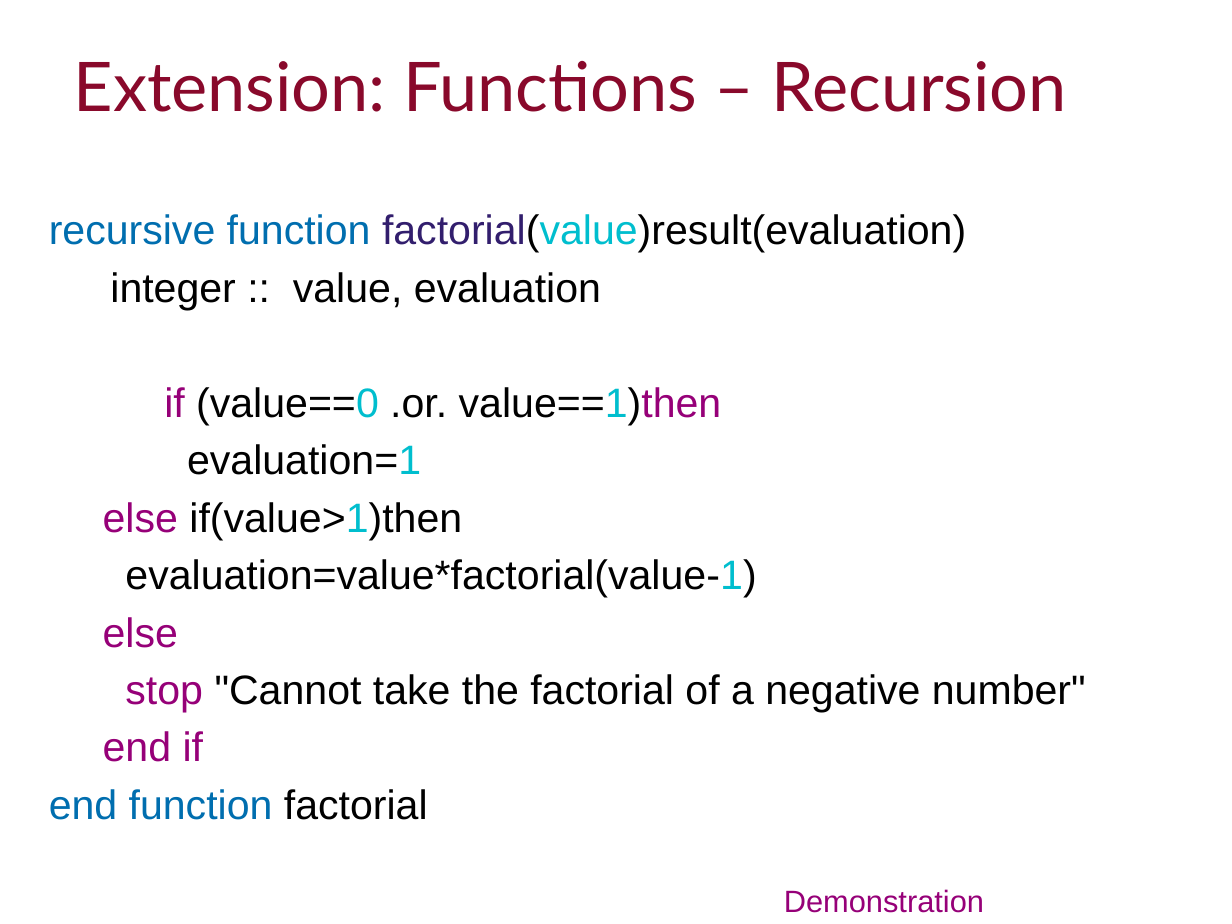
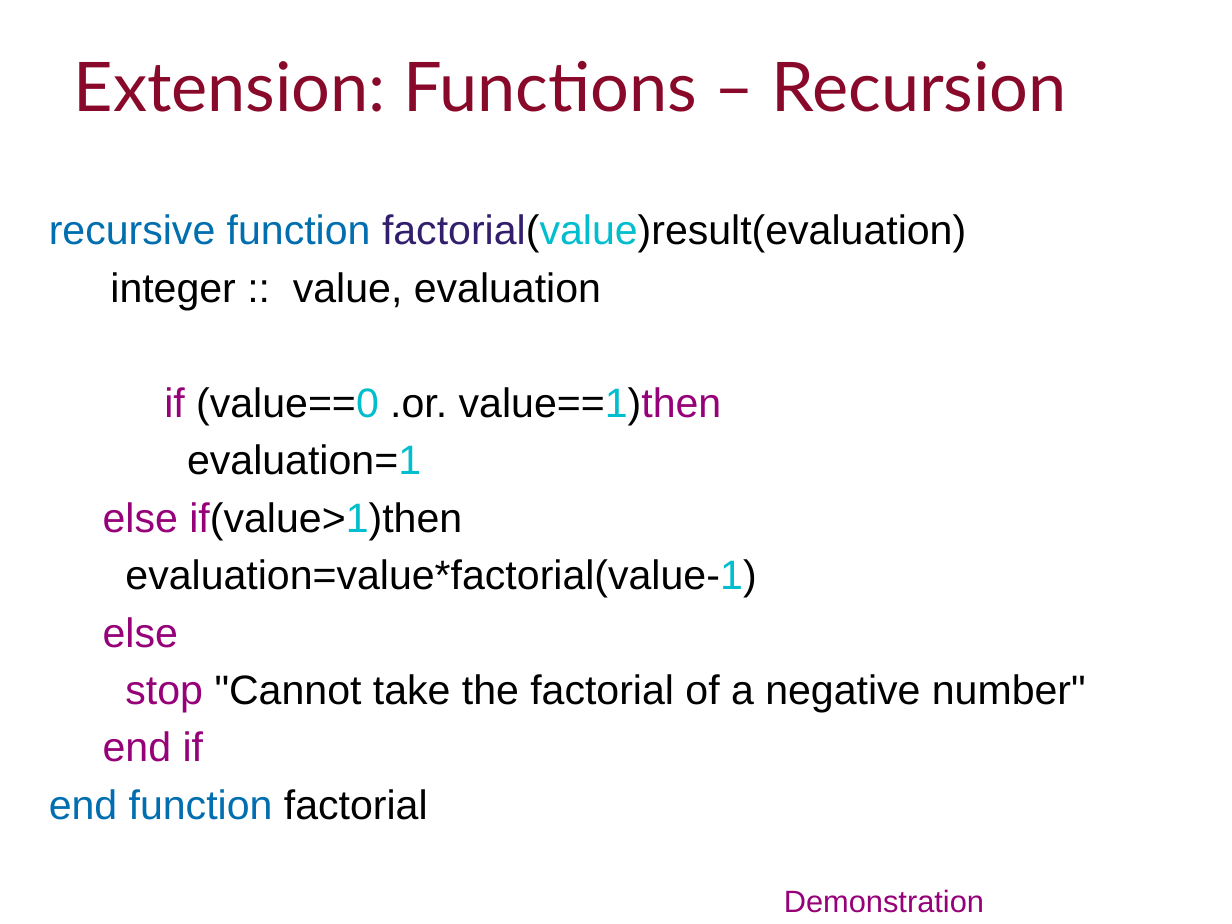
Before and after one commit to ImperialCollegeLondon/RCDS-introduction-to-fortran, a slide deck: slide 41 of Introduction to Fortran Slides.pptx. Drawn at 1232x924 pixels with LibreOffice and Linux fonts; fonts in the diff are those of the drawing; background and template pictures are left out. Boxes give left, top, right and bottom in pixels: in the first picture for what was removed or moved away, otherwise in the second. Text is boxed around its words. In the diff, an @@ line names an element or a change of style, - is before the commit and + after.

```diff
--- a/Introduction to Fortran Slides.pptx
+++ b/Introduction to Fortran Slides.pptx
@@ text at [103,502,462,540]: text colour #000000 to #960078 in "if(value>1)then" @@
```
Also in this commit, not shown: 2 other slides changed, 16 other files.
